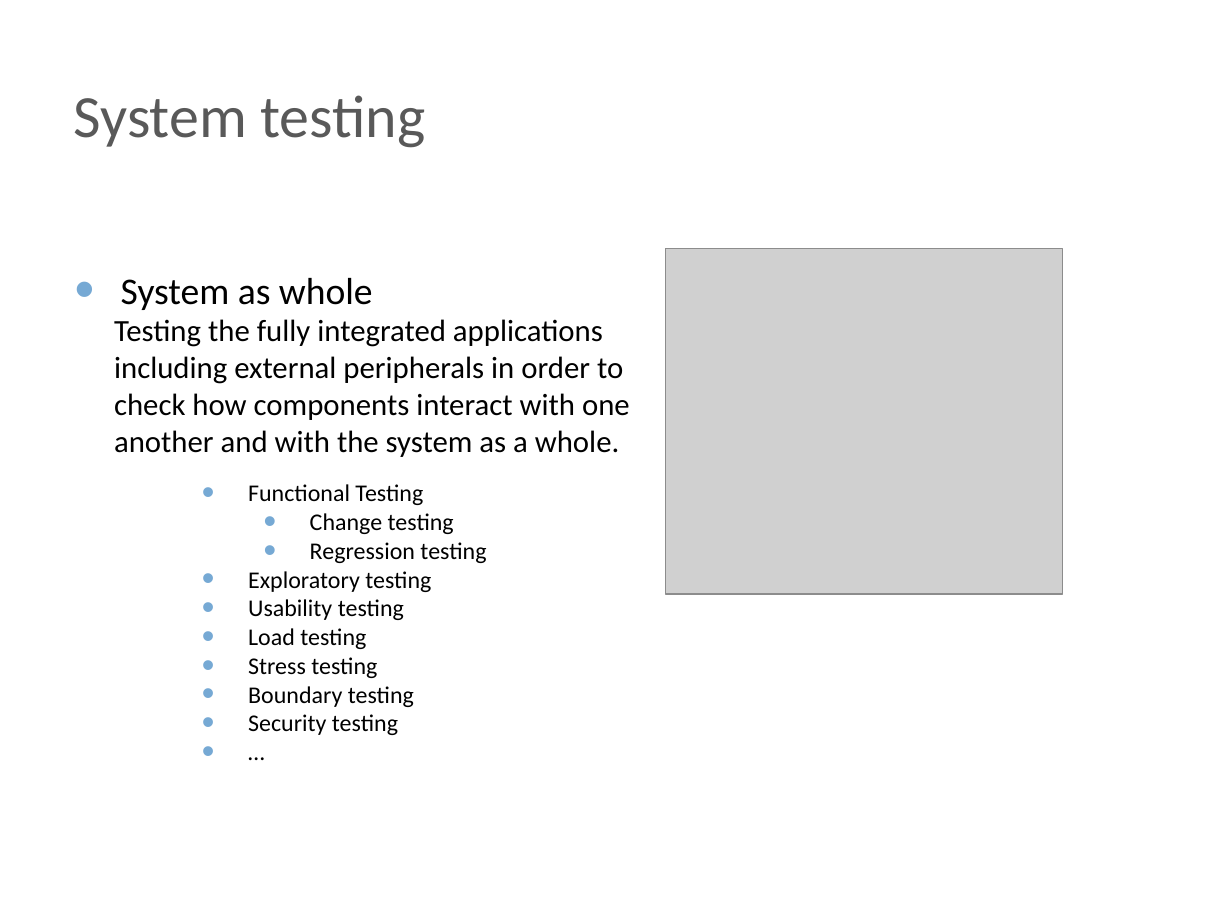
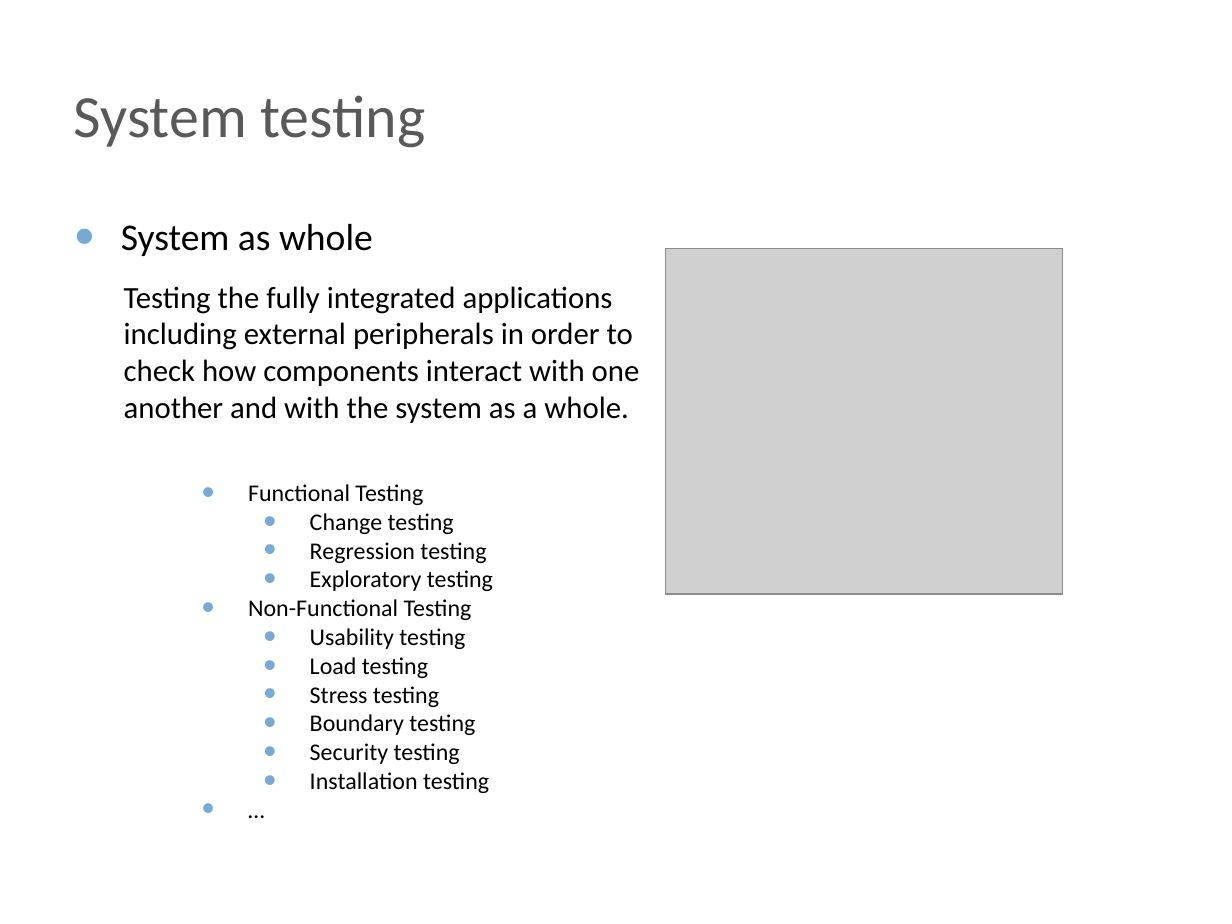
Before and after one commit to BigRacer/swtesting, a slide deck: slide 7 of 2.Testing_types/Testing types.pptx. Drawn at 1232x924 pixels with LibreOffice and Linux fonts; fonts in the diff are those of the drawing; grey boxes stand for pictures; background and template pictures are left out. Boxes give left, top, right and bottom in pixels: in the first picture for what was removed or moved away, otherwise in the second. Text is boxed around its words. In the diff, an @@ line names an element or a change of style, - is before the commit and + after.

```diff
--- a/2.Testing_types/Testing types.pptx
+++ b/2.Testing_types/Testing types.pptx
@@ text "System as whole": place and size @@
-text "System as whole" at bbox=[121, 278, 373, 310]
+text "System as whole" at bbox=[121, 224, 373, 256]
@@ text "Testing the fully integrated applications ...": place and size @@
-text "Testing the fully integrated applications ..." at bbox=[114, 319, 630, 457]
+text "Testing the fully integrated applications ..." at bbox=[124, 286, 640, 423]
@@ text at bbox=[248, 599, 472, 620]: paragraph added @@
+• Non-Functional Testing
@@ text at bbox=[310, 570, 493, 764]: list level 1 to 2 in "Exploratory testing"; list level 1 to 2 in "Usability testing"; list level 1 to 2 in "Load testing"; list level 1 to 2 in "Stress testing"; list level 1 to 2 in "Boundary testing"; list level 1 to 2 in "Security testing" @@
@@ text at bbox=[310, 772, 489, 793]: paragraph added @@
+  • Installation testing
```
